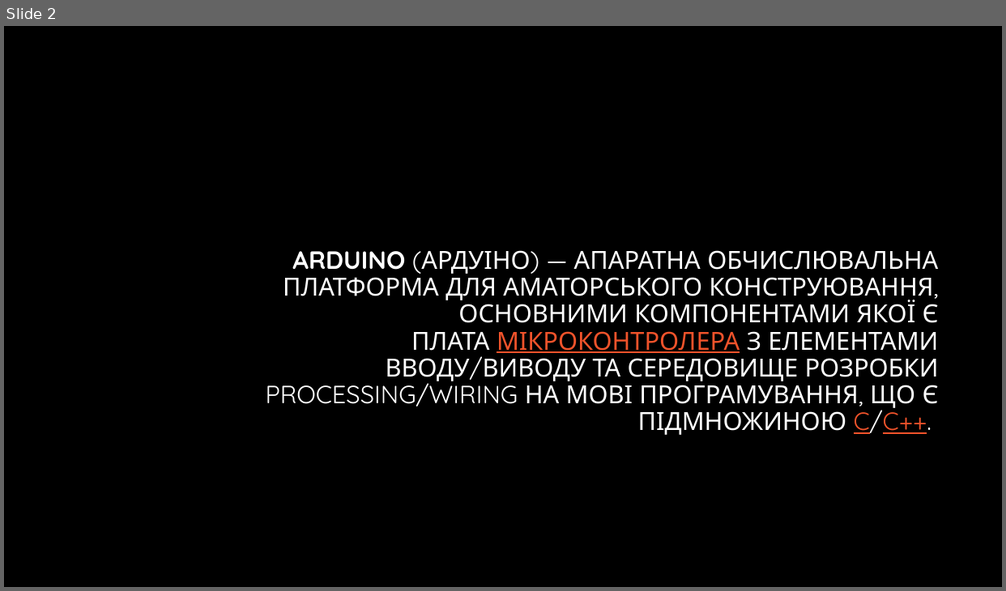
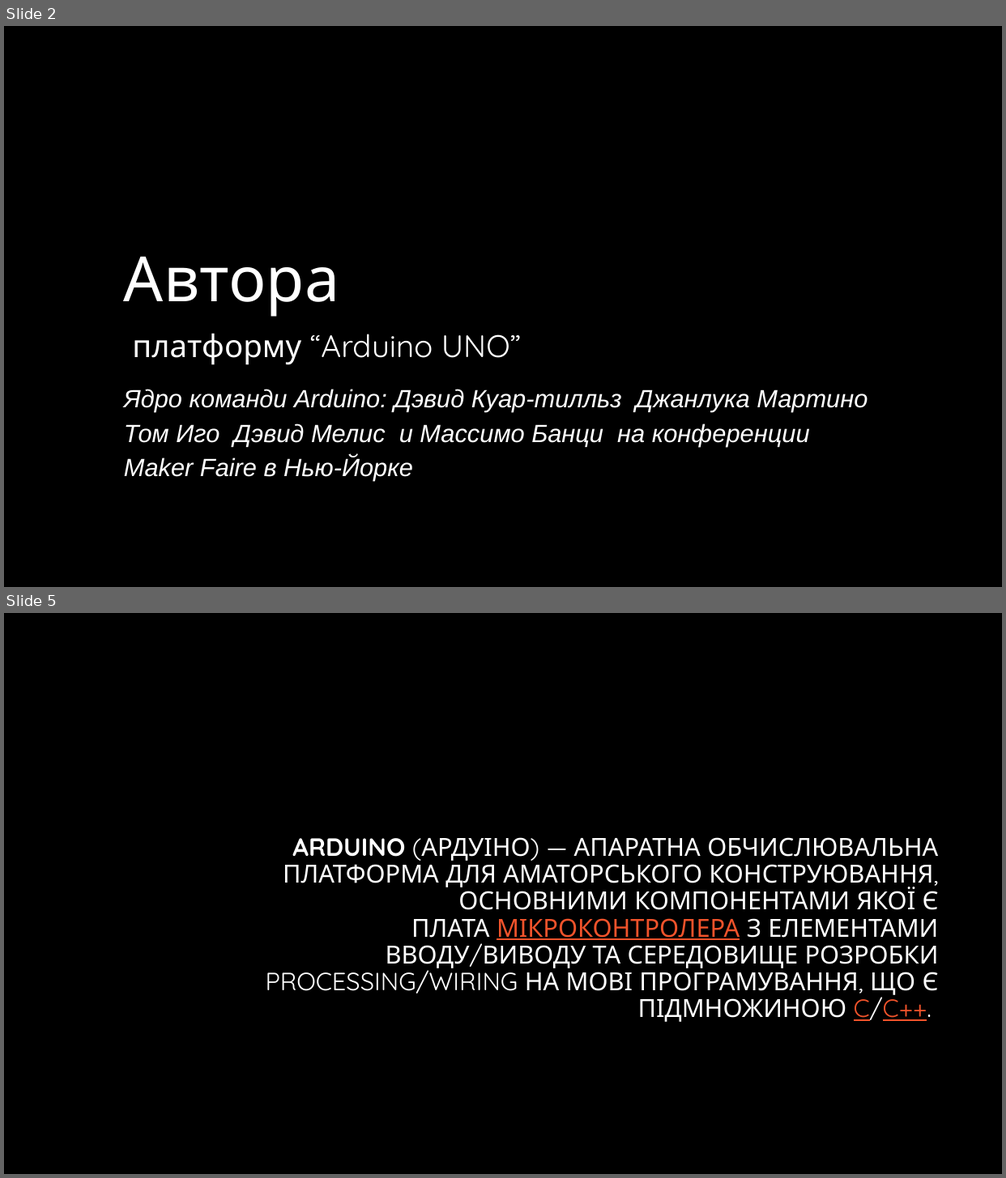
Before and after one commit to Balitsky/think_global, a slide deck: 4-6B/kasparov/ардуино.pptx. Shown one above the other, each under a label of ours: slide 2 before the commit, slides 2 and 5 after it; the slides between them are not shown. The pictures are 1006x591 and 1006x1178 pixels, drawn with LibreOffice and Linux fonts; fonts in the diff are those of the drawing; background and template pictures are left out. Boxes give left, top, right and bottom in pixels: in the first picture for what was removed or moved away, otherwise in the second. Text is boxed around its words. In the diff, an @@ line names an element or a change of style, - is before the commit and + after.

```diff
--- a/4-6B/kasparov/ардуино.pptx
+++ b/4-6B/kasparov/ардуино.pptx
@@ slide 2 added at box(4, 26, 1002, 587), background #000000 @@
@@ title added at box(124, 256, 340, 317), 60 pt, text #FFFFFF @@
+Автора
@@ subtitle added at box(124, 333, 867, 481), 24 pt, text #FFFFFF, italic @@
+платформу “Arduino UNO”
+Ядро команди Arduino: Дэвид Куар-тилльз Джанлука Мартино Том Иго Дэвид Мелис и Массимо Банци на конференции Maker Faire в Нью-Йорке
@@ what was slide 2 is now slide 5 @@
```
Also in this commit, not shown: 2 slides changed, 4 other slides added, 2 slides removed, 15 other files.
